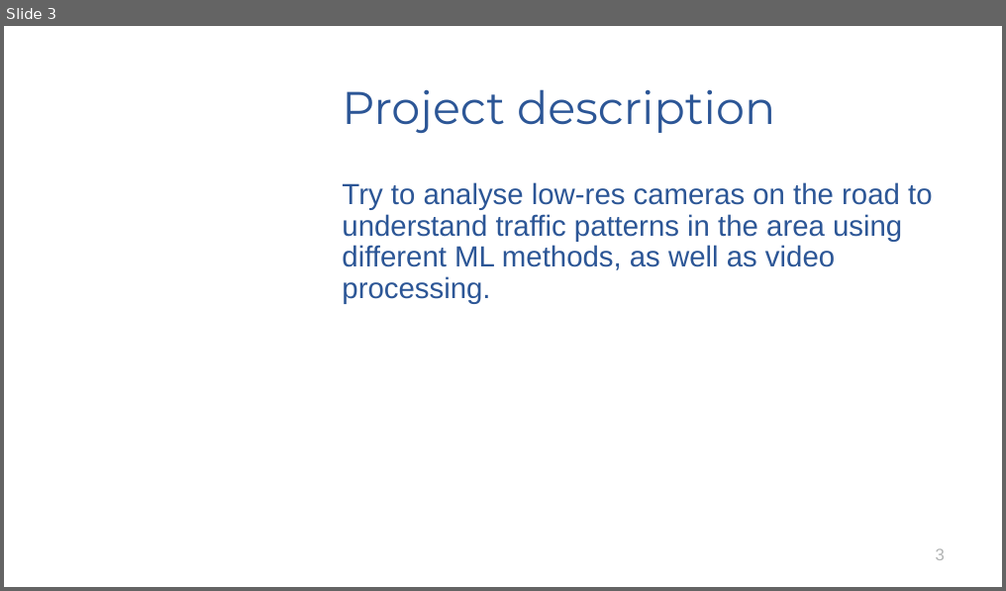
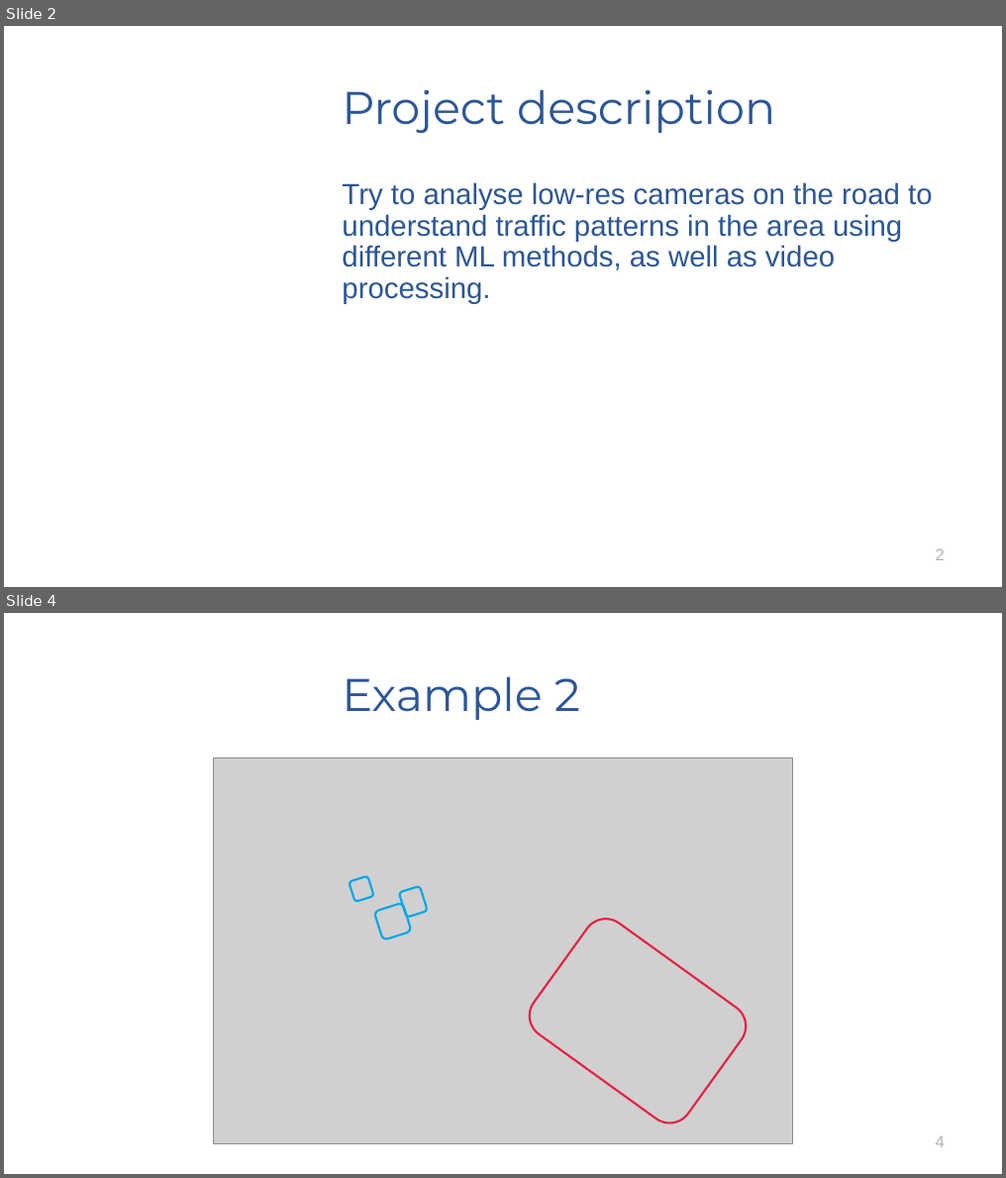
Before and after one commit to wuxuejun0280/ITS_Traffic_Detection, a slide deck: Introduction (1).pptx. Shown one above the other, each under a label of ours: slide 3 before the commit, slides 2 and 4 after it; the slides between them are not shown. The pictures are 1006x591 and 1006x1178 pixels, drawn with LibreOffice and Linux fonts; fonts in the diff are those of the drawing; grey boxes stand for pictures; background and template pictures are left out. Boxes give left, top, right and bottom in pixels: in the first picture for what was removed or moved away, otherwise in the second. Text is boxed around its words. In the diff, an @@ line names an element or a change of style, - is before the commit and + after.

Commit message:
Adding pictures and one slide for challenges that we may face.

```diff
--- a/Introduction (1).pptx
+++ b/Introduction (1).pptx
@@ slide 4 added at <box>4,613,1002,1174</box>, background picture (left out) @@
@@ title added at <box>342,676,580,720</box>, 44 pt, text #2C5696 @@
+Example 2
@@ picture added at <box>214,759,792,1145</box> @@
@@ rounded rectangle added at <box>349,876,373,902</box>, outline #00A6E9 2 pt @@
@@ rounded rectangle added at <box>373,903,411,941</box>, outline #00A6E9 2 pt @@
@@ rounded rectangle added at <box>399,886,428,917</box>, outline #00A6E9 2 pt @@
@@ rounded rectangle added at <box>520,910,754,1133</box>, outline #E52143 2 pt @@
@@ page number added at <box>936,1136,944,1148</box>, 16 pt, text #B1B3B3 @@
+4
@@ what was slide 3 is now slide 2 @@
@@ page number at <box>936,549,944,561</box>: text changed @@
-3
+2
```
Also in this commit, not shown: 2 slides changed, 2 other slides added.
